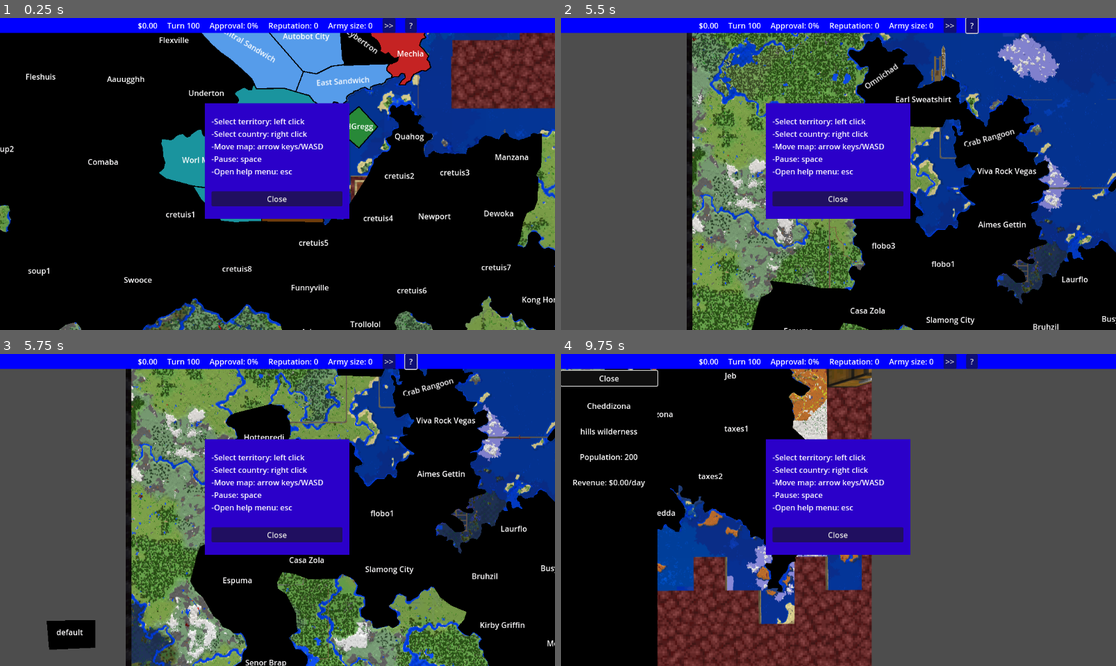
Above: before the commit, frames 1-4 (two rows, left to right).
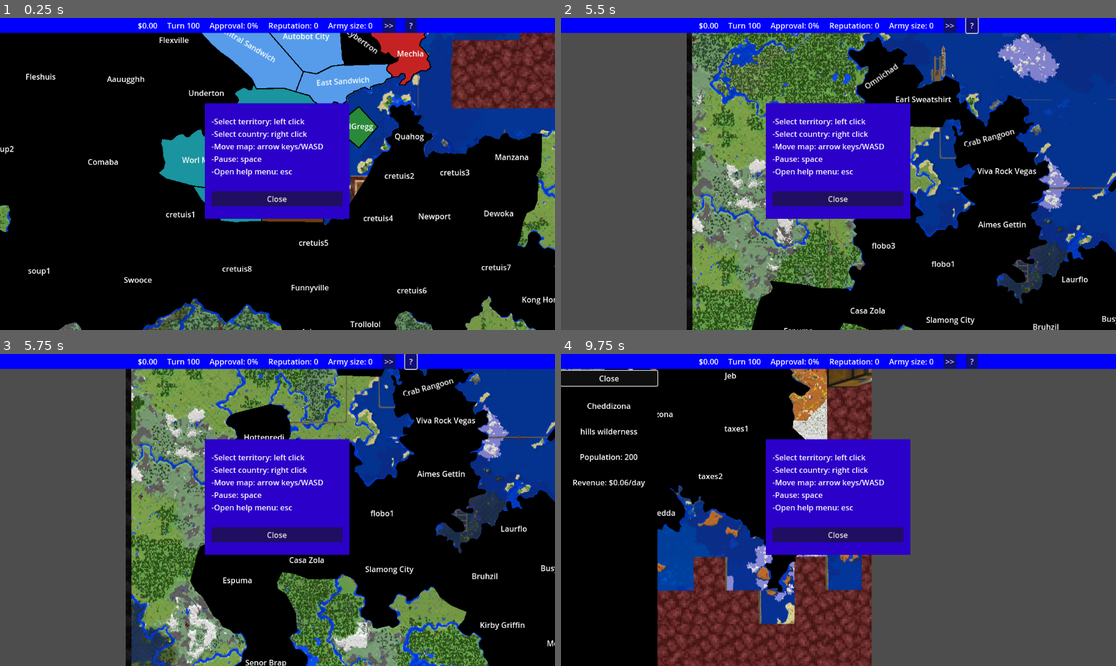
Above: after the commit, the same moments.

Repository: LN-Studios/silly-continent
Game: Godot game, scene res://scenes/root.tscn
Same seed, same stepped clock (60 frames per second), same inputs: the game is played once before the commit and once after it.
Inputs (mouse positions are in pixels of both pictures, inside the frame that each line leads up to):
- Up to frame 1 (0.25 s): no input
- Up to frame 2 (5.5 s): click ">>" at 0.5 s; click "?" at 1.25 s; tap Enter at 2 s; move the mouse to (810, 236) at 2.02 s; press the mouse at (810, 236) at 2.03 s; hold Up (up) 2.03-3.53 s; move the mouse to (1005, 220) at 2.77 s; release the mouse at (1005, 220) at 2.78 s; right-click (1005, 220) at 2.85 s; move the mouse to (672, 127) at 3.52 s; hold Tab (tab) 3.53-4.28 s; hold Left (left) 3.53-5.03 s; move the mouse to (866, 174) at 4.27 s; tap Mouse wheel up (zoom-in) at 4.35 s; click (866, 174) at 4.42 s; move the mouse to (755, 96) at 5.02 s; hold Down (down) from 5.03 s (still down); tap Mouse wheel down (zoom-out) at 5.1 s
- Up to frame 3 (5.75 s): keep holding Down (down)
- Up to frame 4 (9.75 s): move the mouse to (849, 425) at 5.77 s; release Down (down) at 5.78 s; hold Right (right) 5.78-6.53 s; click (849, 425) at 5.85 s; move the mouse to (610, 410) at 6.52 s; hold Up (up) 6.53-7.28 s; hold Right mouse button (click-right) 6.53-7.28 s; click (610, 410) at 6.67 s; move the mouse to (594, 653) at 7.27 s; hold Right (right) 7.28-9.53 s; tap Tab (tab) at 7.35 s; click (594, 653) at 7.42 s; move the mouse to (810, 572) at 8.02 s; tap Mouse wheel up (zoom-in) at 8.1 s; move the mouse to (1005, 556) at 8.77 s; tap Mouse wheel down (zoom-out) at 8.85 s; click (1005, 556) at 8.92 s; move the mouse to (672, 463) at 9.52 s; press the mouse at (672, 463) at 9.53 s; hold Down (down) from 9.53 s (still down)

Frames 1-2 are identical in both runs. In frame 3, 0.8% of the frame differs, in the area x 8-18%, y 85-95%; in frame 4, less than 0.1%.

Commit message:
modifier rework pt2

Diff:
--- a/silly-continent/class/country.gd
+++ b/silly-continent/class/country.gd
@@ -38,14 +38,19 @@
 	data.govt = Lib.get_govt(data.govt_id)
 	color = ColorUtil.format_rgb(get_color_rgb())
 
+func entities_connected():
+	set_population()
+	compile_terr_tax(true)
+
 func turn_phase_a(_turn):
 	set_balance()
 	set_reputation()
 	set_approval()
 	set_army()
+	set_population()
 
 func turn_phase_z(_turn):
-	pass
+	compile_terr_tax(false)
 
 func get_color() -> Color:
 	return color
@@ -75,9 +80,11 @@
 	else:
 		data.balance += get_balance_mod().compile()
 
-func compile_terr_tax():
+func compile_terr_tax(set_tax = false):
 	var total = 0.0
 	for terr in territories:
+		if (set_tax):
+			terr.set_profit()
 		total += terr.get_profit()
 	get_balance_mod().set_const("Tax", total)
 
@@ -91,15 +98,15 @@
 func compile_pop() -> int:
 	var total = 0
 	for terr in territories:
-		set_population()
+		terr.set_population()
 		total += terr.get_population()
 	return total
 
-func compile_pop_change():
+func get_pop_change() -> int:
 	var total = 0
 	for terr in get_territories():
 		total += terr.get_pop_change()
-	return total
+	return round(total)
 
 # reputation
 func get_reputation():
--- a/silly-continent/class/entity.gd
+++ b/silly-continent/class/entity.gd
@@ -10,6 +10,7 @@
 	SignalBus.turn_phase_m.connect(turn_phase_m)
 	SignalBus.turn_phase_z.connect(turn_phase_z)
 	SignalBus.finish_loading.connect(connect_entities)
+	SignalBus.entities_connected.connect(entities_connected)
 
 #phase a: new values are compiled/set
 #phase m: modifiers are removed
@@ -27,6 +28,9 @@
 func connect_entities():
 	pass
 
+func entities_connected():
+	pass
+
 func get_id() -> int:
 	return data.id
 
--- a/silly-continent/class/modifier.gd
+++ b/silly-continent/class/modifier.gd
@@ -21,7 +21,9 @@
 func get_duration() -> int:
 	return duration
 
-func turn_phase_m(_turn):
+func turn_phase_m(turn):
+	if (turn == 0):
+		pass
 	duration -= 1
 	if (duration == 0):
 		remove_modifier()
--- a/silly-continent/class/modifier_list.gd
+++ b/silly-continent/class/modifier_list.gd
@@ -21,15 +21,25 @@
 
 func set_const(name: String, value: float, duration = -1):
 	var mod = Modifier.new(mults, name, value, duration)
-	consts.append(mod)
+	add_mod(consts, mod)
 
 func set_mult(name: String, value: float, duration = -1):
 	var mod = Modifier.new(mults, name, value, duration)
-	mults.append(mod)
+	add_mod(mults, mod)
 
 ## makes a const modifier with a duration of 1
 func set_event(name: String, value: float):
 	set_const(name, value, 1)
+
+func add_mod(arr: Array, mod: Modifier):
+	var dupe_mod: Modifier
+	for current_mod in arr:
+		if (current_mod.get_name() == mod.get_name()):
+			dupe_mod = current_mod
+			break
+	if (dupe_mod != null):
+		arr.erase(dupe_mod)
+	arr.append(mod)
 
 ## returns a list of all consts and mults as a string separated by \n
 func get_list(use_money: bool) -> String:
@@ -41,7 +51,7 @@
 		for con in consts:
 			str += con.get_name() + ": "
 			if con.get_value() > 0.0: str += "+"
-			str += main.format_float(consts[con]) + "\n"
+			str += main.format_float(con.get_value()) + "\n"
 	for mult in mults:
 		str += mult.get_name() + ": "
 		var pct = mult.get_value()
--- a/silly-continent/class/territory.gd
+++ b/silly-continent/class/territory.gd
@@ -21,23 +21,23 @@
 }
 
 var profit: float
-var node: TerrainNode
+var node: TerritoryNode
 
 func get_size() -> String:
 	var size = ""
-	var pop_mod = get_pop_mod()
+	#var pop_mod = get_pop_mod()
 	if (get_population() < 400):	#0-399
 		size = "Wilderness"
-		pop_mod.set_mult(size, -0.2)
+		#pop_mod.set_mult(size, -0.2)
 	elif(get_population() < 1000):	#400-999
 		size = "Outskirts"
-		pop_mod.set_mult(size, -0.1)
+		#pop_mod.set_mult(size, -0.1)
 	elif(get_population() < 10000):	#1000-9999
 		size = "Village"
-		pop_mod.set_mult(size, 0.1)
+		#pop_mod.set_mult(size, 0.1)
 	else:
 		size = "City"				#10,000+
-		pop_mod.set_mult(size, 0.2)
+		#pop_mod.set_mult(size, 0.2)
 	return size.to_lower()
 
 func _init(in_data = {}):
@@ -54,7 +54,7 @@
 	set_economy_pop_mod()
 
 func connect_entities():
-	data.country = Lib.get_country(data.country_id)
+	set_country(Lib.get_country(data.country_id))
 	data.terrain = Lib.get_terrain(data.terrain_id)
 
 func get_name() -> String:
@@ -71,13 +71,12 @@
 
 # population modifiers
 func get_pop() -> int:
-	return data.get("population", 0)
+	return data.population
 
 func get_population() -> int:
 	return get_pop()
 
 func set_population():
-	set_economy_pop_mod()
 	data.population += get_pop_change()
 	if (get_population() < 0):
 		data.population = 0
@@ -108,7 +107,7 @@
 func set_tax_profit_mod():
 	var tax_mod = get_profit_mod()
 	tax_mod.set_const("Population", get_population() * tax_pop_scale)
-	if (get_country().has_capital()):
+	if (!is_unclaimed() && get_country().has_capital()):
 		tax_mod.set_const("Distance to capital", -(get_capital_distance() * cost_dist_scale * (get_population() * cost_pop_scale)))
 
 func get_position():
@@ -119,10 +118,14 @@
 	return get_position().distance_to(get_country().get_capital().get_position())
 
 func set_country(c):
-	node.set_country_color(c)
+	if (node):
+		node.set_country_color(c)
 	data.country = c
 	if (c):
 		c.add_terr(self)
+
+func set_node(terr_node: TerritoryNode):
+	node = terr_node
 
 func has_country() -> bool:
 	if (get_country() == null): return false
@@ -132,6 +135,9 @@
 	if (!has_country()): return false
 	return get_country().get_capital() == self
 
+func is_unclaimed() -> bool:
+	return get_country().is_unclaimed()
+
 func mod_purge(effect_name: String):
 	for mod in mods:
 		mod.erase(effect_name)
--- a/silly-continent/main/main.gd
+++ b/silly-continent/main/main.gd
@@ -7,7 +7,7 @@
 var tick: = 0
 var day = 1
 var year = 1
-var turn = 0
+var turn = -1
 var game_started = false
 
 func _ready() -> void:
@@ -18,8 +18,7 @@
 
 func _start(country):
 	game_started = true
-	SignalBus.pause.emit()
-	SignalBus.new_turn.emit(day)
+
 
 func save_state():
 	Lib.save_state()
@@ -32,7 +31,7 @@
 func advance_turn():
 	turn += 1
 	SignalBus.turn_phase_a.emit(turn)
-	SignalBus.turn_phase_b.emit(turn)
+	SignalBus.turn_phase_m.emit(turn)
 	SignalBus.turn_phase_z.emit(turn)
 
 func get_camera():
--- a/silly-continent/menu/menu_country.gd
+++ b/silly-continent/menu/menu_country.gd
@@ -4,16 +4,16 @@
 
 @onready var parent_box = get_parent()
 @onready var close = $close
-@onready var nameLabel = $name
-@onready var govtLabel = $govt
-@onready var balanceLabel = $balance
-@onready var profitLabel = $profit
-@onready var popLabel = $pop
-@onready var approvalLabel = $approval
-@onready var repLabel = $rep
-@onready var armyLabel = $army
-@onready var selectButton = $select
-@onready var diploTree = $diplo
+@onready var name_label = $name
+@onready var govt_label = $govt
+@onready var balance_label = $balance
+@onready var profit_label = $profit
+@onready var pop_label = $pop
+@onready var approval_label = $approval
+@onready var rep_label = $rep
+@onready var army_label = $army
+@onready var select_button = $select
+@onready var diplo_tree = $diplo
 
 
 @export var color_box: ColorRect
@@ -35,27 +35,27 @@
 	if (c):
 		country = c
 		color_box.color = c.get_color()
-		nameLabel.text = "\n" + c.get_name() + "\n"
-		govtLabel.text = "\n" + c.get_govt().get_name().capitalize()
+		name_label.text = "\n" + c.get_name() + "\n"
+		govt_label.text = "\n" + c.get_govt().get_name().capitalize()
 		parent_box.set_visible(true)
 		if (c.is_unclaimed()):
-			balanceLabel.set_visible(false)
-			profitLabel.set_visible(false)
-			popLabel.set_visible(false)
-			approvalLabel.set_visible(false)
-			repLabel.set_visible(false)
-			armyLabel.set_visible(false)
-			selectButton.set_visible(false)
-			diploTree.set_visible(false)
+			balance_label.set_visible(false)
+			profit_label.set_visible(false)
+			pop_label.set_visible(false)
+			approval_label.set_visible(false)
+			rep_label.set_visible(false)
+			army_label.set_visible(false)
+			select_button.set_visible(false)
+			diplo_tree.set_visible(false)
 		else:
 			_refresh(today)
-			balanceLabel.set_visible(true)
-			profitLabel.set_visible(true)
-			popLabel.set_visible(true)
-			approvalLabel.set_visible(true)
-			repLabel.set_visible(true)
-			armyLabel.set_visible(true)
-			selectButton.set_visible(!gameStarted)
+			balance_label.set_visible(true)
+			profit_label.set_visible(true)
+			pop_label.set_visible(true)
+			approval_label.set_visible(true)
+			rep_label.set_visible(true)
+			army_label.set_visible(true)
+			select_button.set_visible(!gameStarted)
 			fill_diplo_tree()
 	else:
 		_on_close()
@@ -66,23 +66,23 @@
 func _refresh(day):
 	if (parent_box.visible):
 		today = day
-		balanceLabel.text = "\nBalance: $" + main.format_float(country.get_balance())
-		profitLabel.text = "\nProfit: $" + main.format_float(country.get_balance()) + "/day"
-		popLabel.text = "\nPopulation: %.f" % country.get_population()
-		#popLabel.tooltip_text = "Daily change: " + main.format_float(country.compile_popChange())
-		approvalLabel.text = "\nApproval rating: " + main.format_percent(country.get_approval())
-		repLabel.text = "\nReputation: %.f" % country.get_reputation()
-		armyLabel.text = "\nArmy size: %.f" % country.get_army()
-		#country.get_profitMod().set_tooltip(profitLabel, true)
-		#country.get_approvalMod().set_tooltip(approvalLabel, false)
-		#country.get_rep_mod().set_tooltip(repLabel, false)
-		#country.get_armyMod().set_tooltip(armyLabel, false)
+		balance_label.text = "\nBalance: $" + main.format_float(country.get_balance())
+		profit_label.text = "\nProfit: $" + main.format_float(country.get_balance_mod().compile()) + "/turn"
+		pop_label.text = "\nPopulation: %.f" % country.get_population()
+		pop_label.tooltip_text = "Daily change: " + str(country.get_pop_change())
+		approval_label.text = "\nApproval rating: " + main.format_percent(country.get_approval())
+		rep_label.text = "\nReputation: %.f" % country.get_reputation()
+		army_label.text = "\nArmy size: %.f" % country.get_army()
+		country.get_balance_mod().set_tooltip(profit_label, true)
+		country.get_approval_mod().set_tooltip(approval_label, false)
+		country.get_rep_mod().set_tooltip(rep_label, false)
+		country.get_army_mod().set_tooltip(army_label, false)
 
 func _on_country_selected():
-	selectButton.set_visible(false)
+	select_button.set_visible(false)
 	country.set_CPU(false)
 	gameStarted = true
 	SignalBus.game_start.emit(country)
 
 func fill_diplo_tree():
-	diploTree.visible = true
+	diplo_tree.visible = true
--- a/silly-continent/menu/menu_terr.gd
+++ b/silly-continent/menu/menu_terr.gd
@@ -41,7 +41,7 @@
 		populationLabel.text = "\nPopulation: %.f\n" % territory.get_population()
 		taxLabel.text = "\nRevenue: $" + main.format_float(territory.get_profit()) + "/day\n"
 		territory.get_profit_mod().set_tooltip(taxLabel, true)
-		populationLabel.tooltip_text = "Daily change: " + main.format_float(territory.get_pop_change())  + "\n" + territory.get_pop_mod().get_list(false)
+		populationLabel.tooltip_text = "Daily change: " + str(territory.get_pop_change()) + "\n" + territory.get_pop_mod().get_list(false)
 
 func _on_close():
 	box.set_visible(false)
--- a/silly-continent/scenes/root.tscn
+++ b/silly-continent/scenes/root.tscn
@@ -1418,24 +1418,6 @@
 closed = true
 width = 2.0
 default_color = Color(0, 0, 0, 1)
-
-[node name="default2" type="Node" parent="map"]
-script = ExtResource("4_2iwvr")
-
-[node name="shape" type="Polygon2D" parent="map/default2"]
-position = Vector2(-1133, 102)
-color = Color(0.156863, 0.537255, 0.219608, 1)
-polygon = PackedVector2Array(627, 301, 726, 300, 726, 355, 632, 359)
-
-[node name="label" type="Label" parent="map/default2/shape"]
-modulate = Color(1, 0.996078, 1, 1)
-offset_left = 646.0
-offset_top = 312.0
-offset_right = 702.0
-offset_bottom = 335.0
-text = "default"
-horizontal_alignment = 1
-vertical_alignment = 1
 
 [node name="bruhzil" type="Node" parent="map"]
 script = ExtResource("4_2iwvr")
--- a/silly-continent/util/territory_node.gd
+++ b/silly-continent/util/territory_node.gd
@@ -1,4 +1,4 @@
-class_name TerrainNode extends Node
+class_name TerritoryNode extends Node
 
 const default_color = Color(0.157, 0.537, 0.22) #288938
 
@@ -32,6 +32,7 @@
 
 func set_territory():
 	territory = Lib.get_territ(territory_id)
+	territory.set_node(self)
 	label.text = territory.get_name()
 	set_country_color()
 
